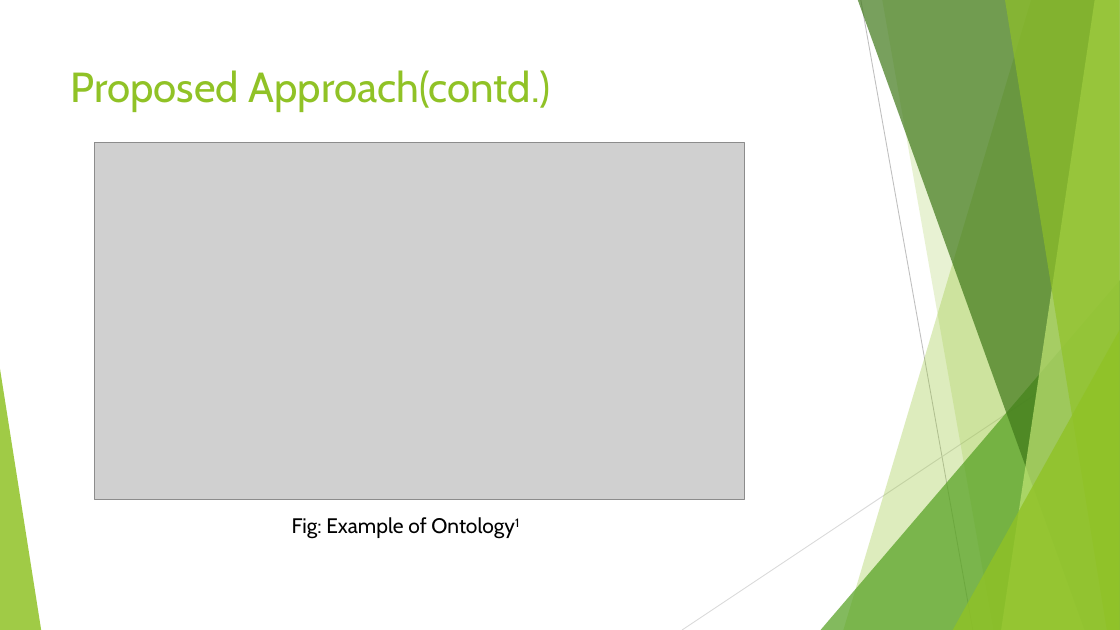
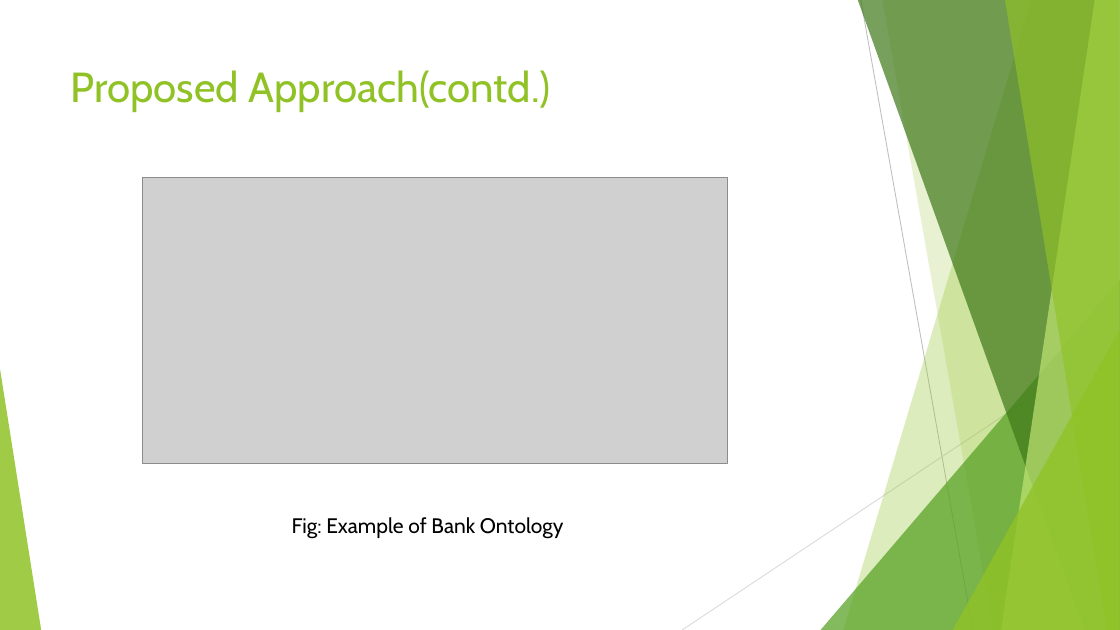
Before and after one commit to Waqar-107/CSE-400-Thesis, a slide deck: slide 9 of Thesis Slide.pptx. Drawn at 1120x630 pixels with LibreOffice and Linux fonts; fonts in the diff are those of the drawing; grey boxes stand for pictures. Boxes give left, top, right and bottom in pixels: in the first picture for what was removed or moved away, otherwise in the second. Text is boxed around its words. In the diff, an @@ line names an element or a change of style, - is before the commit and + after.

```diff
--- a/Thesis Slide.pptx
+++ b/Thesis Slide.pptx
@@ picture: place and size @@
-picture at box(94, 143, 744, 499)
+picture at box(142, 177, 728, 464)
@@ text at box(292, 517, 564, 539): text changed @@
-Fig: Example of Ontology1
+Fig: Example of Bank Ontology
```
Also in this commit, not shown: 4 other slides changed, 5 slides added, 7 other files.
